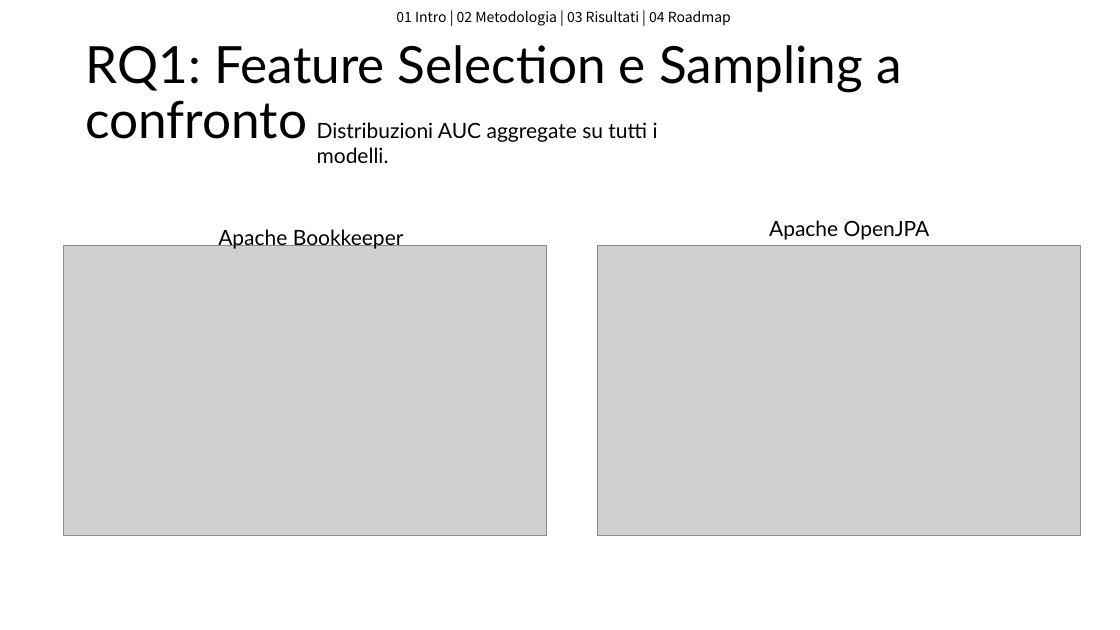
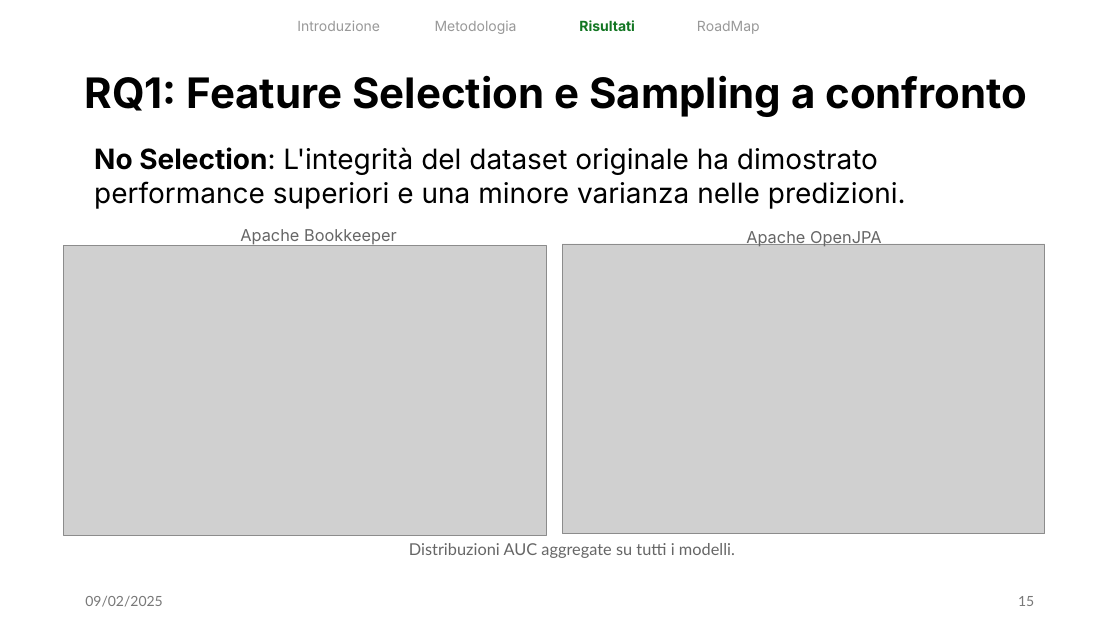
Before and after one commit to flavio-simonelli/ProjectAnalyzerAI, a slide deck: slide 15 of PresentazioneISW2Prediction.pptx (slide 14 before the commit). Drawn at 1120x630 pixels with LibreOffice and Linux fonts; fonts in the diff are those of the drawing; grey boxes stand for pictures. Boxes give left, top, right and bottom in pixels: in the first picture for what was removed or moved away, otherwise in the second. Text is boxed around its words. In the diff, an @@ line names an element or a change of style, - is before the commit and + after.

```diff
--- a/PresentazioneISW2Prediction.pptx
+++ b/PresentazioneISW2Prediction.pptx
@@ text added at (x1=297, y1=20, x2=380, y2=31), 12 pt, text #999999 @@
+Introduzione
@@ text removed at (x1=396, y1=11, x2=731, y2=26) @@
-01 Intro | 02 Metodologia | 03 Risultati | 04 Roadmap
@@ text added at (x1=435, y1=21, x2=517, y2=34), 12 pt, text #999999 @@
+Metodologia
@@ text added at (x1=579, y1=20, x2=635, y2=31), 12 pt, text #127622, bold @@
+Risultati
@@ text added at (x1=697, y1=21, x2=760, y2=34), 12 pt, text #999999 @@
+RoadMap
@@ title "RQ1: Feature Selection e Sampling ..." at (x1=85, y1=75, x2=1027, y2=117): size 44 to 36 pt, font Lato to Inter, bold on @@
@@ text added at (x1=94, y1=147, x2=906, y2=209), 24 pt, text #000000 @@
+No Selection: L'integrità del dataset originale ha dimostrato performance superiori e una minore varianza nelle predizioni.
@@ text "Apache Bookkeeper" moved from (x1=218, y1=229, x2=404, y2=249) to (x1=240, y1=229, x2=397, y2=246) @@
@@ text "Apache Bookkeeper" at (x1=240, y1=229, x2=397, y2=246): size 18 to 14 pt, font Lato to Inter, text colour #000000 to #666666; alignment left to centre @@
@@ text "Apache OpenJPA" at (x1=746, y1=231, x2=882, y2=247): size 18 to 14 pt, font Lato to Inter, text colour #000000 to #666666; alignment left to centre @@
@@ text "Apache OpenJPA" moved from (x1=769, y1=220, x2=930, y2=240) to (x1=746, y1=231, x2=882, y2=247) @@
@@ picture moved from (x1=598, y1=245, x2=1081, y2=535) to (x1=562, y1=244, x2=1045, y2=534) @@
@@ text "Distribuzioni AUC aggregate su tutti ..." moved from (x1=317, y1=122, x2=658, y2=163) to (x1=409, y1=543, x2=735, y2=558) @@
@@ text "Distribuzioni AUC aggregate su tutti ..." at (x1=409, y1=543, x2=735, y2=558): size 18 to 14 pt, text colour #000000 to #666666; alignment left to centre @@
@@ text added at (x1=85, y1=596, x2=162, y2=607), 12 pt, text #797979 @@
+09/02/2025
@@ page number added at (x1=1018, y1=596, x2=1034, y2=606), 12 pt, text #797979 @@
+15
```
Also in this commit, not shown: 18 other slides changed, 4 slides added, 3 slides removed, 1 other file.
